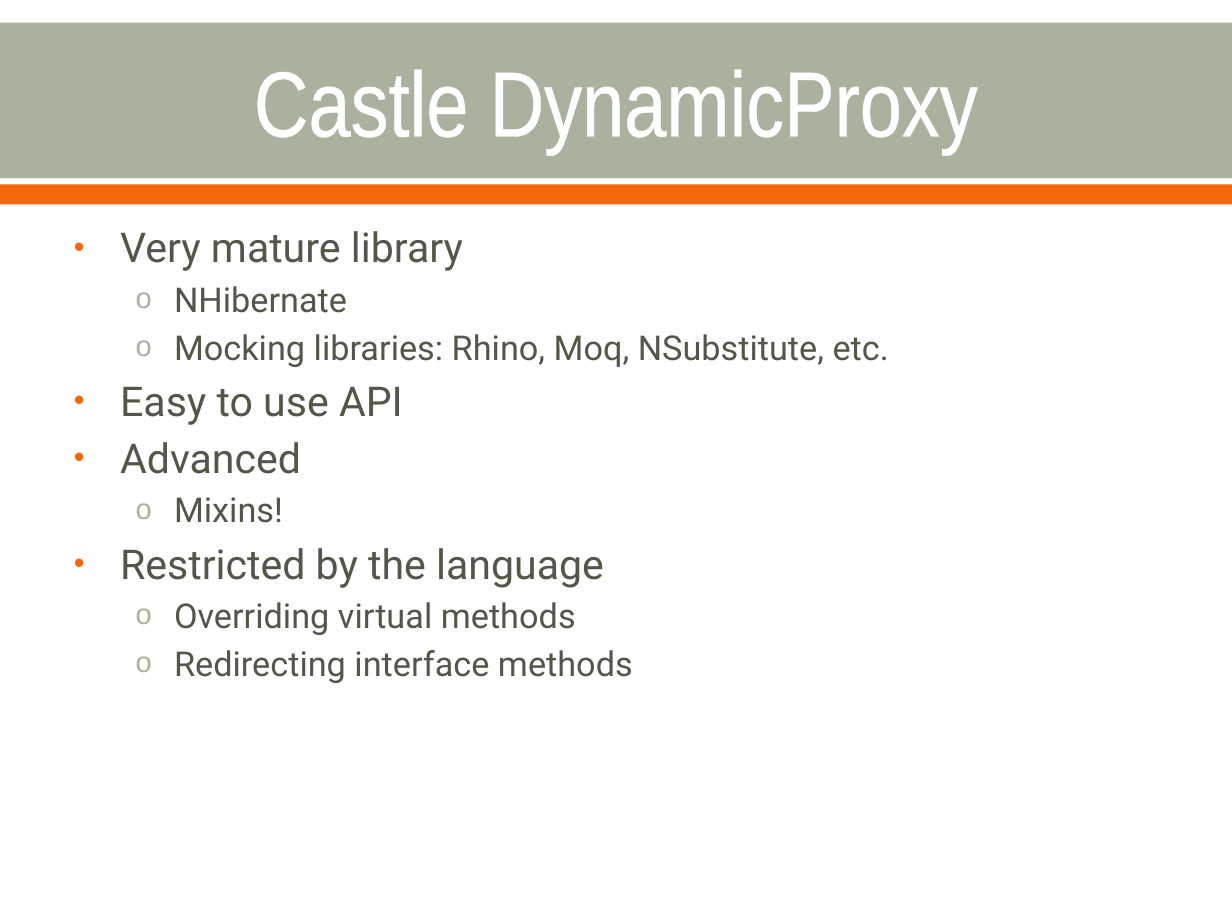
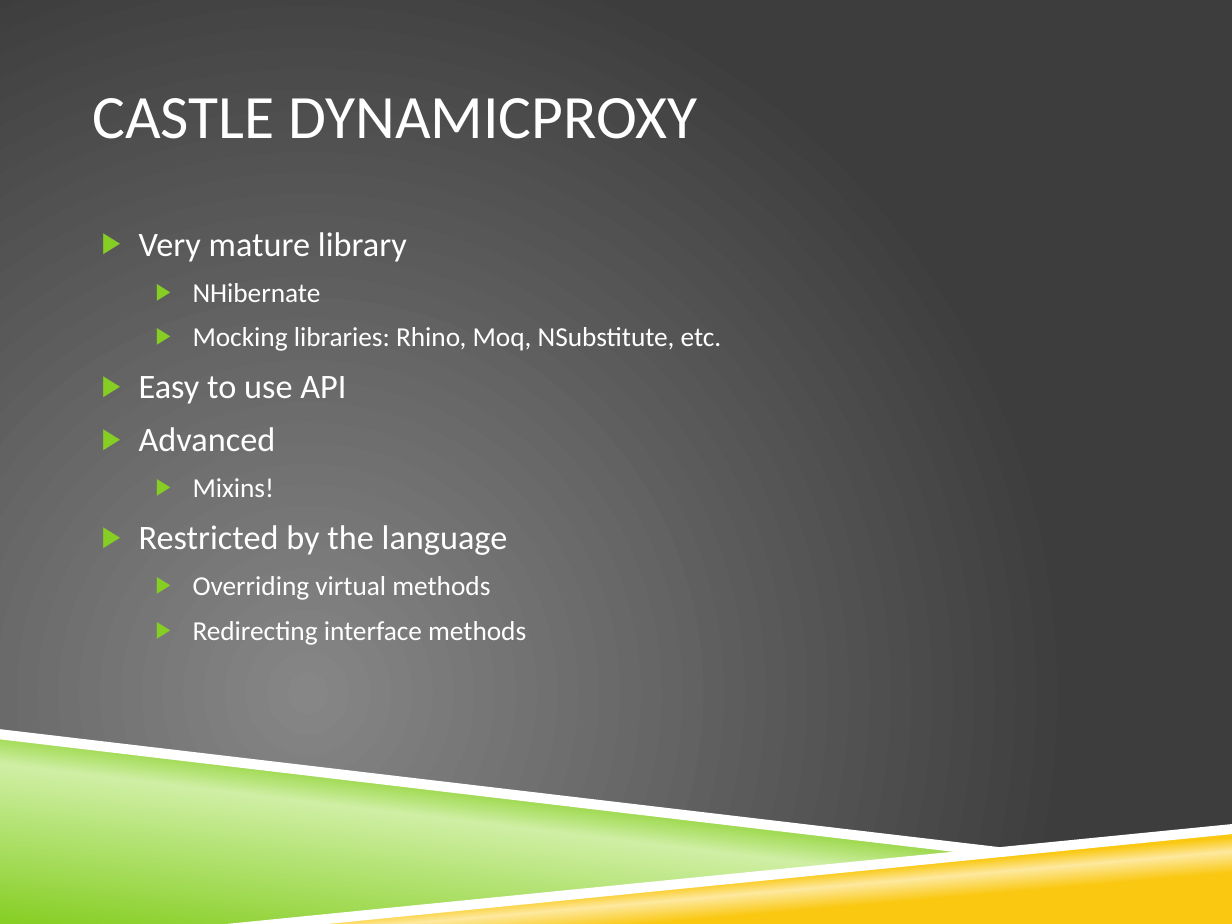
Before and after one commit to bling/AOPDemo, a slide deck: slide 19 of Aspect Oriented Programming.pptx. Drawn at 1232x924 pixels with LibreOffice and Linux fonts; fonts in the diff are those of the drawing; background and template pictures are left out. Boxes give left, top, right and bottom in pixels: in the first picture for what was removed or moved away, otherwise in the second. Text is boxed around its words. In the diff, an @@ line names an element or a change of style, - is before the commit and + after.

```diff
--- a/Aspect Oriented Programming.pptx
+++ b/Aspect Oriented Programming.pptx
@@ background #FFFFFF to picture (left out) @@
@@ rectangle removed at [0,22,1232,177] @@
@@ title at [92,98,697,139]: text changed; size 54 to 36 pt; font Arial Narrow to Calibri @@
-Castle DynamicProxy
+CASTLE DYNAMICPROXY
@@ rectangle removed at [0,185,1232,205] @@
@@ text "Very mature library": place and size @@
-text "Very mature library" at [120,231,889,683]
+text "Very mature library" at [139,232,722,645]
@@ text "Very mature library" at [139,232,722,645]: size 24 to 20 pt in "Very mature library", "Easy to use API", "Advanced", "Restricted by the language"; font Roboto to Calibri, text colour #55554A to #FFFFFF; size 20 to 16 pt in "NHibernate", "Mocking libraries: Rhino, Moq, NSubstitute, etc.", "Mixins!", "Overriding virtual methods" and 1 more places; bullet • to ▶; more space between paragraphs; bullet colour #F4680B to #86CE24; bullet o to ▶; bullet colour #ABB19F to #86CE24 @@
@@ freeform shape added at [0,736,976,924], fill gradient #86CE24 to #CFEFA4 @@
@@ freeform shape added at [0,729,1025,854], fill #FFFFFF @@
@@ freeform shape added at [227,824,1232,924], fill #FFFFFF @@
@@ freeform shape added at [244,828,1232,924], fill gradient #FAC810 to #FDE99F @@
```
Also in this commit, not shown: 29 other slides changed, 1 slide removed, 11 other files.
